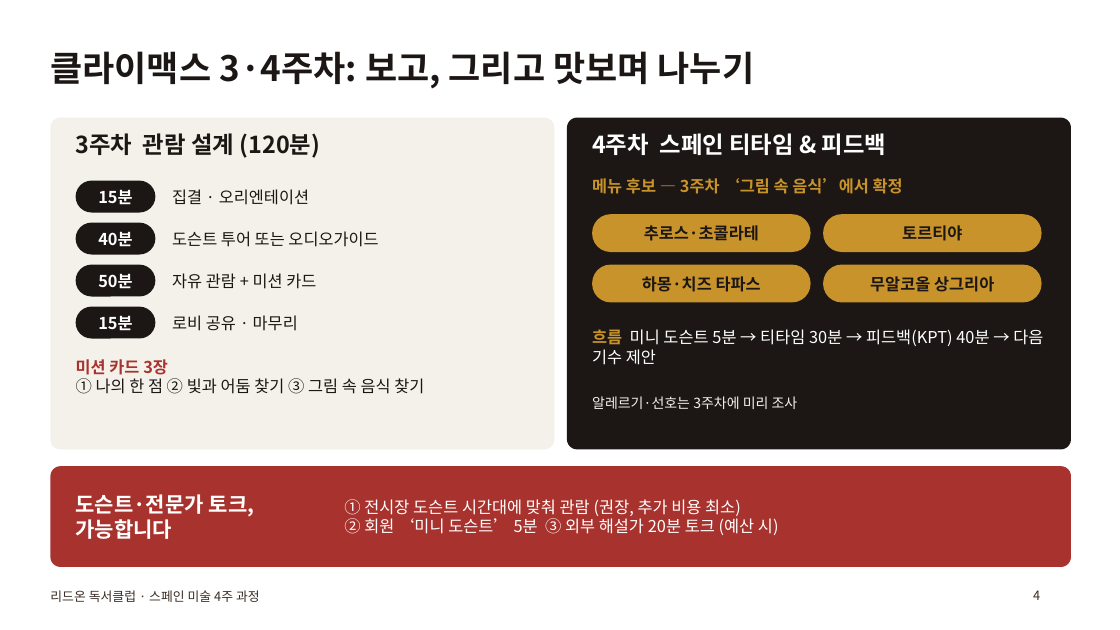
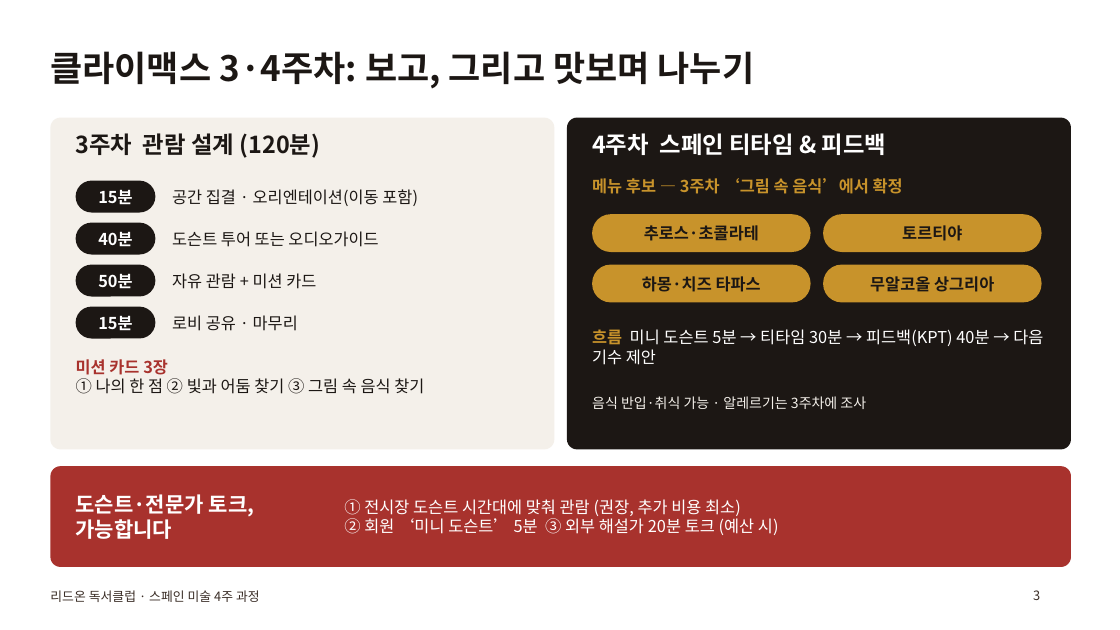
Before and after one commit to hyunjuwork-7923/-, a slide deck: slide 3 of deck/readon_spain_art_club.pptx (slide 4 before the commit). Drawn at 1120x630 pixels with LibreOffice and Linux fonts; fonts in the diff are those of the drawing. Boxes give left, top, right and bottom in pixels: in the first picture for what was removed or moved away, otherwise in the second. Text is boxed around its words. In the diff, an @@ line names an element or a change of style, - is before the commit and + after.

```diff
--- a/deck/readon_spain_art_club.pptx
+++ b/deck/readon_spain_art_club.pptx
@@ text at box(172, 189, 418, 206): text changed @@
-집결 · 오리엔테이션
+공간 집결 · 오리엔테이션(이동 포함)
@@ text at box(592, 396, 866, 409): text changed @@
-알레르기·선호는 3주차에 미리 조사
+음식 반입·취식 가능 · 알레르기는 3주차에 조사
@@ page number at box(1033, 590, 1040, 600): text changed @@
-4
+3
```
Also in this commit, not shown: 2 other slides changed, 1 slide added, 1 slide removed, 2 other files.
